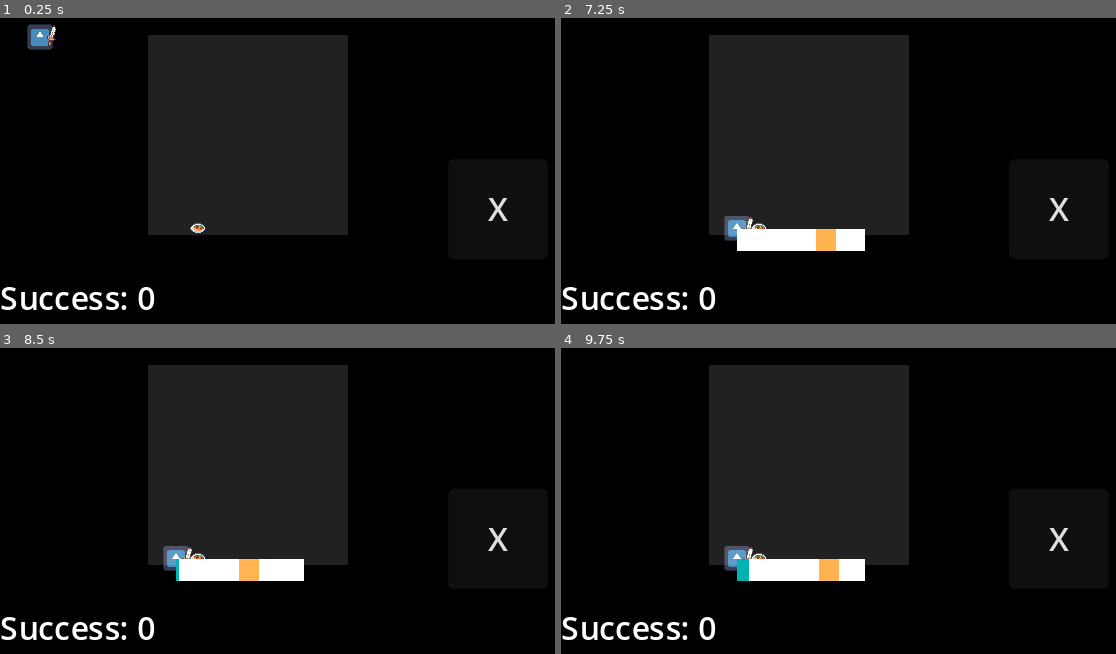
Above: before the commit, frames 1-4 (two rows, left to right).
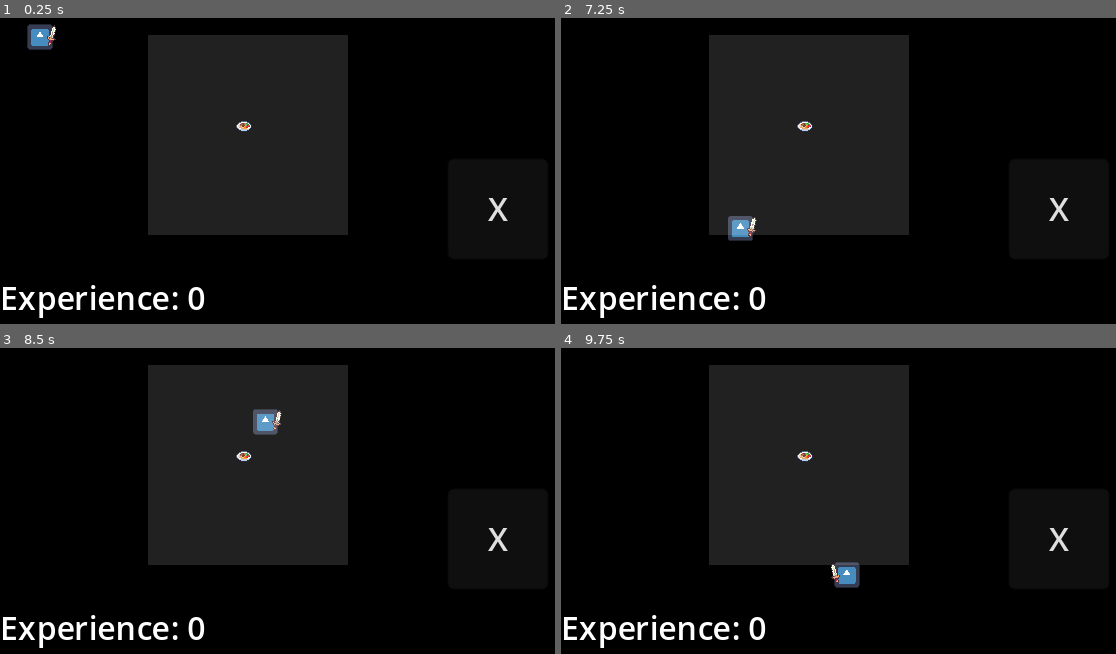
Above: after the commit, the same moments.

Repository: randomnewb/monster-rancher
Game: Godot game, scene res://World/world.tscn
Two runs of this game, one before a commit and one after it. Both use one fixed random seed, a clock stepped at 60 frames per second and the inputs below. The engine's default icon, where the game draws it, is replaced by a stand-in: a white triangle on a blue panel in a dark square.
Inputs (mouse positions are in pixels of both pictures, inside the frame that each line leads up to):
- Up to frame 1 (0.25 s): no input
- Up to frame 2 (7.25 s): tap Enter (ui_accept) at 0.5, 2, 2.27, 2.3, 2.57, 3.77, 3.8, 4.07, 5.27, 5.3, 5.57, 6.77, 6.8, 7.07 s; move the mouse to (1021, 155) at 0.52 s; hold Right (move_right) 0.53-1.25 s; hold Enter (ui_accept) 0.53-1.25 s; click "X" at 1.25 s; move the mouse to (755, 192) at 2.02 s; hold Down (move_down) 2.03-2.78 s; click (755, 192) at 2.1 s; move the mouse to (943, 94) at 2.77 s; hold Right (move_right) 2.78-3.53 s; hold Enter (ui_accept) 2.78-3.53 s; move the mouse to (849, 247) at 3.52 s; hold Up (move_up) 3.53-4.28 s; click (849, 247) at 3.6 s; move the mouse to (1071, 229) at 4.27 s; hold Enter (ui_accept) 4.28-5.03 s; hold Left (move_left) 4.28-5.78 s; move the mouse to (688, 122) at 5.02 s; click (688, 122) at 5.1 s; move the mouse to (910, 174) at 5.77 s; hold Down (move_down) 5.78-6.53 s; hold Enter (ui_accept) 5.78-6.53 s; move the mouse to (783, 85) at 6.52 s; hold Right (move_right) from 6.53 s (still down); click (783, 85) at 6.6 s
- Up to frame 3 (8.5 s): move the mouse to (460, 485) at 7.27 s; release Right (move_right) at 7.28 s; hold Up (move_up) 7.28-8.03 s; hold Enter (ui_accept) 7.28-8.03 s; move the mouse to (194, 522) at 8.02 s; hold Right (move_right) from 8.03 s (still down); click (194, 522) at 8.1 s; tap Enter (ui_accept) at 8.27, 8.3 s
- Up to frame 4 (9.75 s): tap Enter (ui_accept) at 8.57 s; move the mouse to (943, 424) at 8.77 s; release Right (move_right) at 8.78 s; hold Down (move_down) 8.78-9.53 s; hold Enter (ui_accept) 8.78-9.53 s; move the mouse to (849, 577) at 9.52 s; hold Left (move_left) from 9.53 s (still down); click (849, 577) at 9.6 s

The runs differ from the first frame. In frame 1, 1.4% of the frame differs, in the area x 0-46%, y 33-99%; in frame 2, 3.2%; in frame 3, 3.7%, in the area x 0-55%, y 19-99%; in frame 4, 3.4%.

Commit message:
setter getter with autoload singleton Global

Diff:
--- a/Player.gd
+++ b/Player.gd
@@ -44,7 +44,7 @@
 
 	if collision and not interacting:
 		interacting = true;
-		print("collision ", collision.get_collider().name)
+#		print("collision ", collision.get_collider().name)
 		interacting_object = collision.get_collider()
 		var control_progress_scene = CONTROL_PROGRESS_SCENE.instantiate();
 		var world = get_tree().current_scene;
@@ -62,4 +62,3 @@
 	mini_game_won.emit();
 	interacting = false;
 	animation_player.play("RESET");
-	self.set_global_position(Vector2(20,20));
--- a/Player/player.tscn
+++ b/Player/player.tscn
@@ -6,6 +6,21 @@
 
 [sub_resource type="RectangleShape2D" id="RectangleShape2D_7tcxq"]
 size = Vector2(14, 14)
+
+[sub_resource type="Animation" id="Animation_xcosq"]
+length = 0.001
+tracks/0/type = "value"
+tracks/0/imported = false
+tracks/0/enabled = true
+tracks/0/path = NodePath("Sprite2D/ItemToAnimate:rotation")
+tracks/0/interp = 1
+tracks/0/loop_wrap = true
+tracks/0/keys = {
+"times": PackedFloat32Array(0),
+"transitions": PackedFloat32Array(1),
+"update": 0,
+"values": [-0.523598]
+}
 
 [sub_resource type="Animation" id="Animation_ko68t"]
 resource_name = "swing"
@@ -20,21 +35,6 @@
 "transitions": PackedFloat32Array(1, 1, 1, 1, 1, 1, 1, 1, 1, 1, 1, 1, 1, 1),
 "update": 0,
 "values": [-0.523598, -0.523598, -0.523598, -1.0472, -1.0472, -1.57079, -1.309, 0.0, 1.309, 2.35619, 2.87979, 3.05433, 3.22886, 3.14159]
-}
-
-[sub_resource type="Animation" id="Animation_xcosq"]
-length = 0.001
-tracks/0/type = "value"
-tracks/0/imported = false
-tracks/0/enabled = true
-tracks/0/path = NodePath("Sprite2D/ItemToAnimate:rotation")
-tracks/0/interp = 1
-tracks/0/loop_wrap = true
-tracks/0/keys = {
-"times": PackedFloat32Array(0),
-"transitions": PackedFloat32Array(1),
-"update": 0,
-"values": [-0.523598]
 }
 
 [sub_resource type="AnimationLibrary" id="AnimationLibrary_x65na"]
@@ -66,6 +66,3 @@
 libraries = {
 "": SubResource("AnimationLibrary_x65na")
 }
-
-[node name="AnimationTree" type="AnimationTree" parent="."]
-anim_player = NodePath("../AnimationPlayer")
--- a/Singletons/Global.gd
+++ b/Singletons/Global.gd
@@ -1,11 +1,4 @@
 extends Node
 
-
-# Called when the node enters the scene tree for the first time.
-func _ready():
-	pass # Replace with function body.
-
-
-# Called every frame. 'delta' is the elapsed time since the previous frame.
-func _process(delta):
-	pass
+var difficulty = 1.0;
+var experience = 0.0;
--- a/UI/control_progress.gd
+++ b/UI/control_progress.gd
@@ -1,9 +1,9 @@
 extends Control
 
-@export var MAX_PROGRESS_VALUE = 42.0;
+@export var MAX_PROGRESS_VALUE = 100.0;
 @export var progress_value = 0.0;
 @export var default_stop_value = 320.0;
-@export var default_stop_size = 50;
+@export var default_stop_size = 75.0;
 @onready var stop_value = default_stop_value;
 
 
@@ -37,10 +37,11 @@
 	set_progress_bar();
 
 func restart():
-	stop_zone.size.x = default_stop_size;
+
+	stop_zone.size.x = (default_stop_size - (Global.experience * 5)); #Difficulty example using Global.experience
 	randomize();
 	progress_value = 0;
-	stop_value = randi_range(0, (320 - default_stop_size));
+	stop_value = randi_range(0, (default_stop_value - default_stop_size));
 	stop_zone.position.x = stop_value;
 
 func check_stop_value():
--- a/UI/hud.tscn
+++ b/UI/hud.tscn
@@ -6,8 +6,8 @@
 offset_right = 40.0
 offset_bottom = 40.0
 
-[node name="SuccessLabel" type="Label" parent="."]
+[node name="ExperienceLabel" type="Label" parent="."]
 layout_mode = 0
 offset_right = 320.0
 offset_bottom = 30.0
-text = "Success: 0"
+text = "Experience: 0"
--- a/World/world.gd
+++ b/World/world.gd
@@ -14,11 +14,11 @@
 	return (Vector2(randi_range(spawn_zone.position.x, spawn_zone.size.x + spawn_zone.position.x), randi_range(spawn_zone.position.y, spawn_zone.size.y + spawn_zone.position.y)))
 
 func get_random_frame(sprite):
-	print(sprite.hframes * sprite.vframes);
+#	print(sprite.hframes * sprite.vframes);
 	return randi_range(0, sprite.hframes * sprite.vframes);
 
 func spawn_interactable():
-	print(get_spawn_position());
+#	print(get_spawn_position());
 	var interactable = INTERACTABLE_SCENE.instantiate();
 	var sprite = interactable.find_child("Sprite2D");
 	sprite.frame = get_random_frame(sprite)
@@ -26,16 +26,18 @@
 	world.add_child.call_deferred(interactable);
 	interactable.position = get_spawn_position();
 
-@onready var success_label = $HUD/SuccessLabel
-@export var success = 0:
+@onready var experience_label = $HUD/ExperienceLabel
+#@export var success = 0:
+var experience = 0.0:
 	get:
-		return success
+		return Global.experience
 	set(value):
-		success = value
-		success_label.text = "Success: " + str(success);
+		Global.experience = value
+		experience = Global.experience
+		experience_label.text = "Experience: " + str(Global.experience);
 
 func _on_player_mini_game_won():
-	success += 1;
+	experience += 1.0;
 	spawn_interactable();
 
 func _on_button_button_down():
--- a/project.godot
+++ b/project.godot
@@ -14,6 +14,10 @@
 run/main_scene="res://World/world.tscn"
 config/features=PackedStringArray("4.1", "GL Compatibility")
 config/icon="res://icon.svg"
+
+[autoload]
+
+Global="*res://Singletons/Global.gd"
 
 [display]
 
